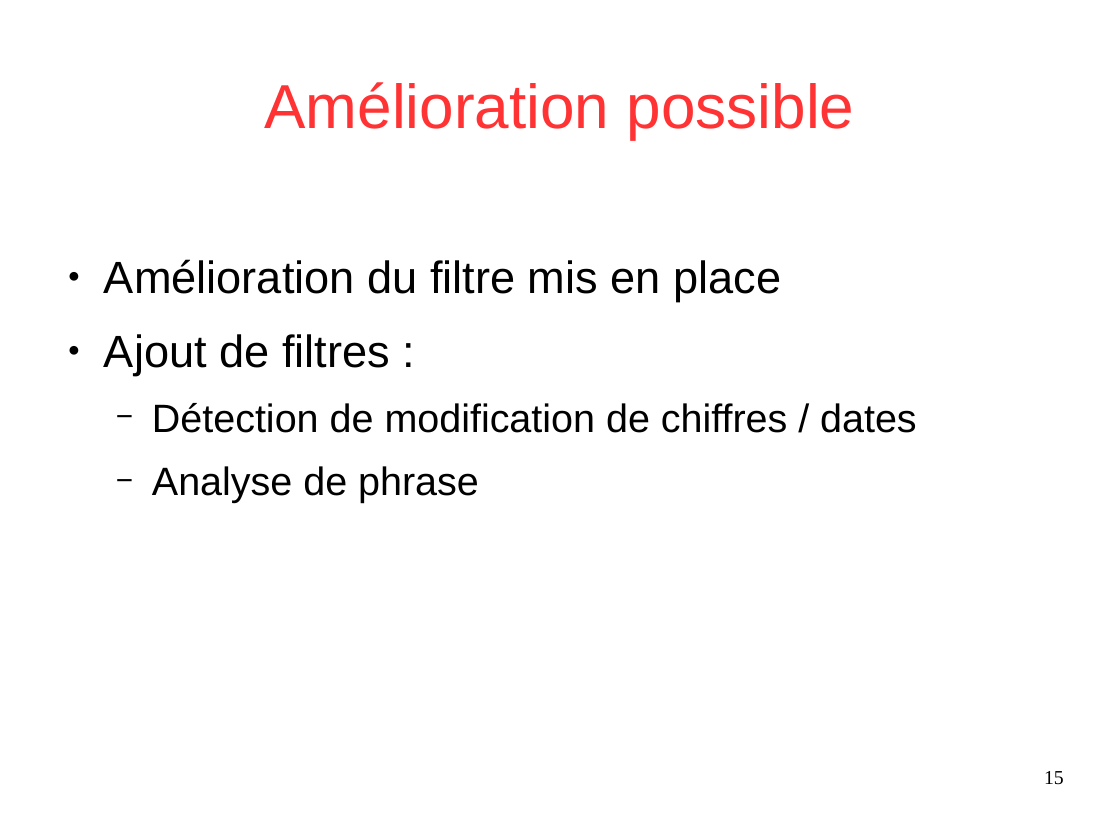
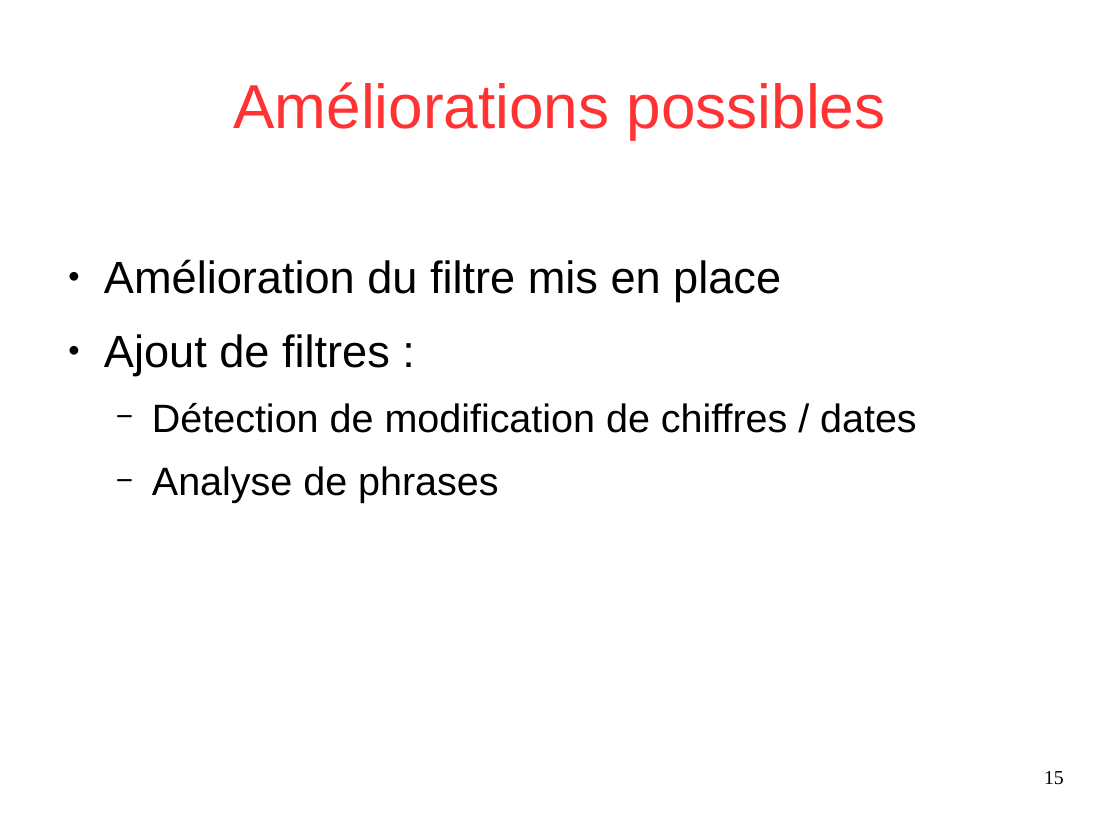
Before and after one commit to Sle3pingForest/StageL3, a slide deck: slide 15 of RapportDamien/presentation.odp. Drawn at 1120x840 pixels with LibreOffice and Linux fonts; fonts in the diff are those of the drawing. Boxes give left, top, right and bottom in pixels: in the first picture for what was removed or moved away, otherwise in the second. Text is boxed around its words. In the diff, an @@ line names an element or a change of style, - is before the commit and + after.

Commit message:
maj présentation

```diff
--- a/RapportDamien/presentation.odp
+++ b/RapportDamien/presentation.odp
@@ title at box(234, 82, 886, 139): text changed @@
-Amélioration possible
+Améliorations possibles
@@ text at box(152, 466, 498, 503): text changed @@
-  − Analyse de phrase
+  − Analyse de phrases
```
